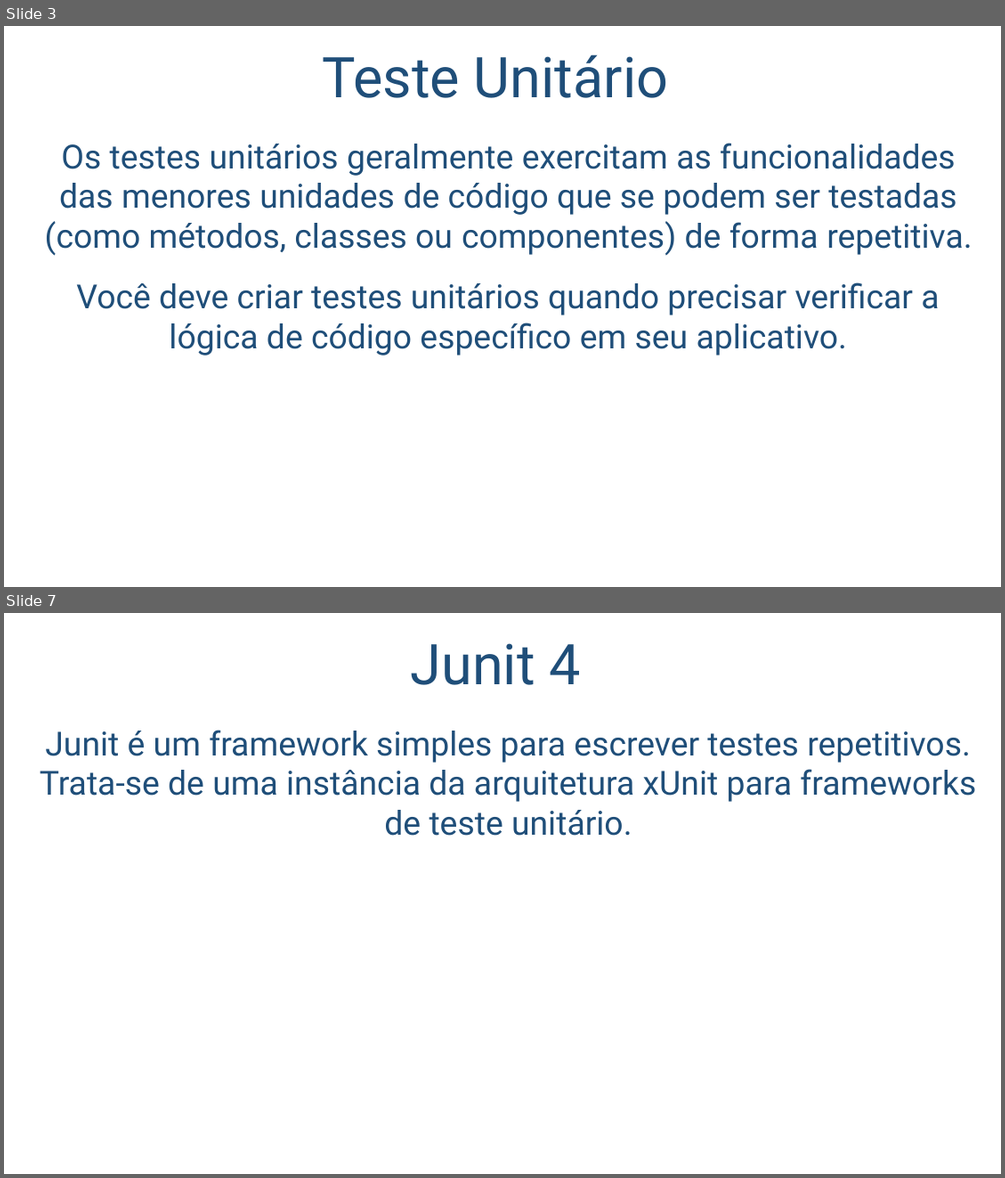
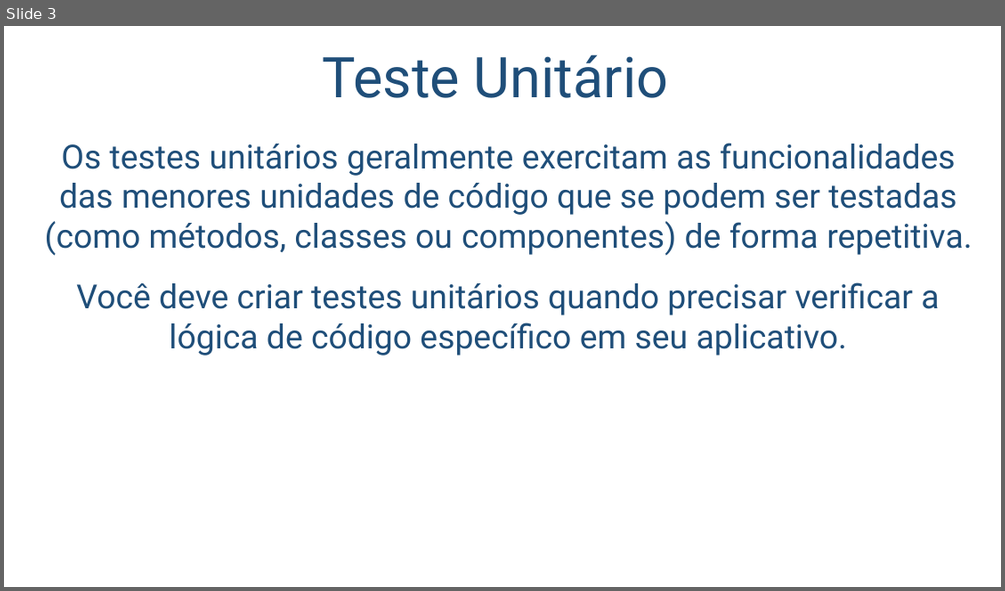
Before and after one commit to salmo-jr/public-slides, a slide deck: unit-tests_visual-studio.pptx. Shown one above the other, each under a label of ours: slides 3 and 7 before the commit, slide 3 after it; the slides between them are not shown. The pictures are 1005x1178 and 1005x591 pixels, drawn with LibreOffice and Linux fonts; fonts in the diff are those of the drawing; background and template pictures are left out. Boxes give left, top, right and bottom in pixels: in the first picture for what was removed or moved away, otherwise in the second. Text is boxed around its words. In the diff, an @@ line names an element or a change of style, - is before the commit and + after.

Commit message:
inclusão de slides sobre classes de teste

```diff
--- a/unit-tests_visual-studio.pptx
+++ b/unit-tests_visual-studio.pptx
@@ slide 7 removed at (4,613,1001,1174), background picture (left out) @@
@@ title removed at (411,643,580,685) @@
-Junit 4
@@ text removed at (40,730,976,835) @@
-Junit é um framework simples para escrever testes repetitivos. Trata-se de uma instância da arquitetura xUnit para frameworks de teste unitário.
```
Also in this commit, not shown: 2 slides changed, 1 slide added, 2 other slides removed.
